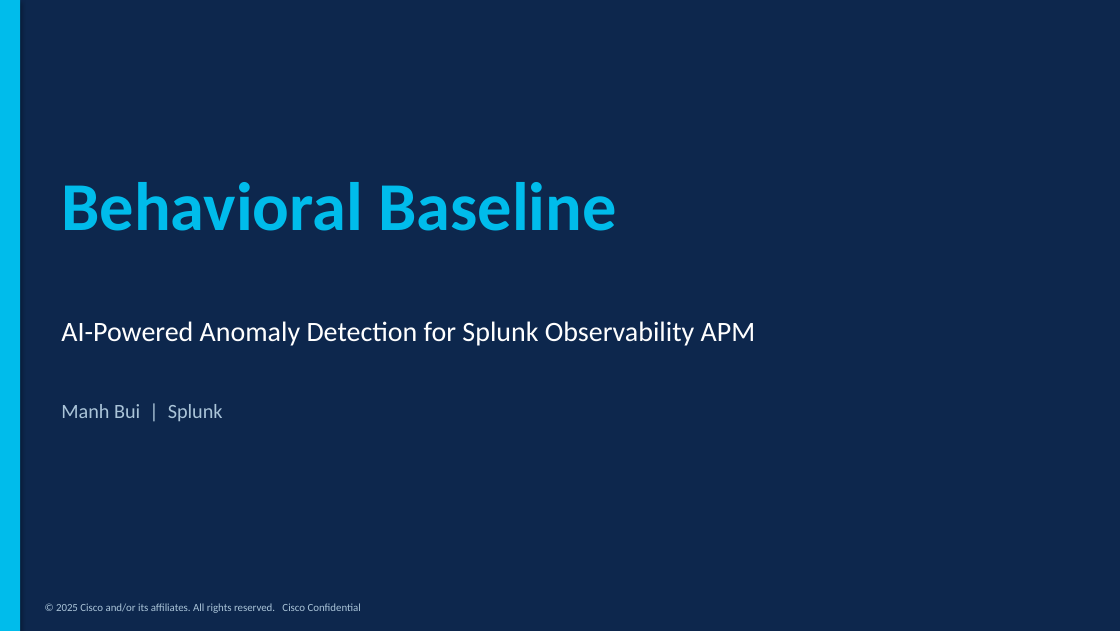
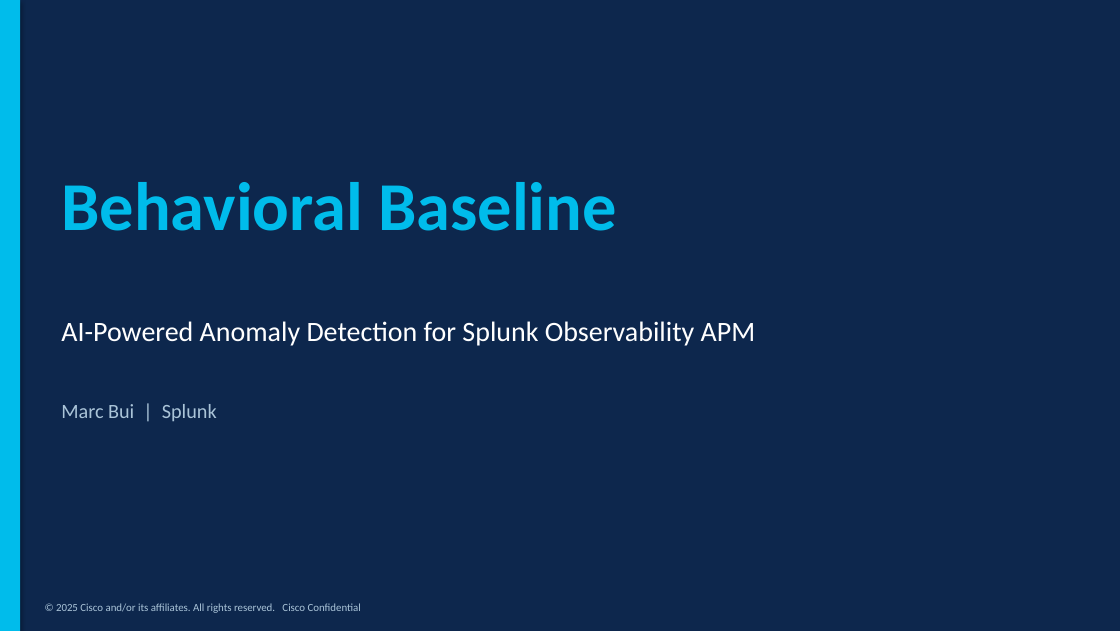
Before and after one commit to mqbui1/o11y-behaviorbaseline, a slide deck: slide 1 of Behavioral_Baseline_Deck.pptx. Drawn at 1120x631 pixels with LibreOffice and Linux fonts; fonts in the diff are those of the drawing. Boxes give left, top, right and bottom in pixels: in the first picture for what was removed or moved away, otherwise in the second. Text is boxed around its words. In the diff, an @@ line names an element or a change of style, - is before the commit and + after.

```diff
--- a/Behavioral_Baseline_Deck.pptx
+++ b/Behavioral_Baseline_Deck.pptx
@@ text at [61, 404, 217, 422]: text changed @@
-Manh Bui | Splunk
+Marc Bui | Splunk
```
Also in this commit, not shown: 1 other slide changed, 1 other file.
